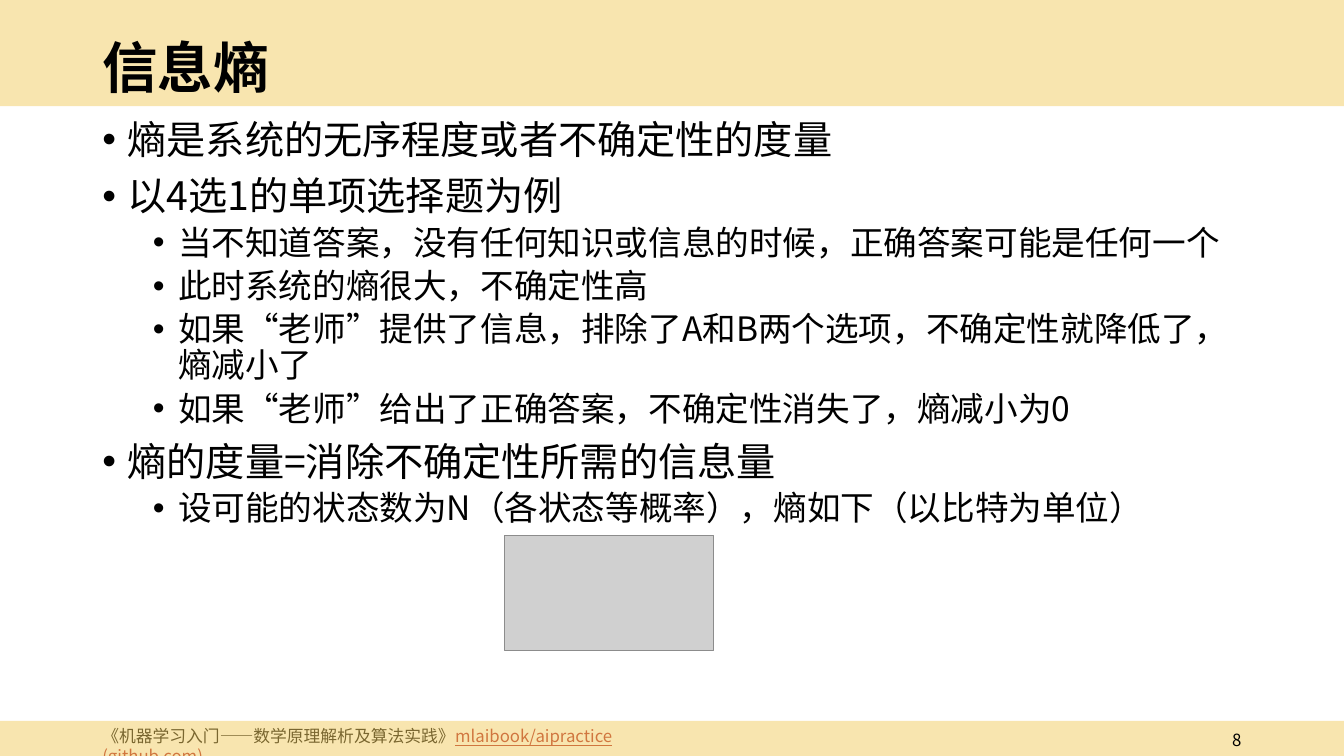
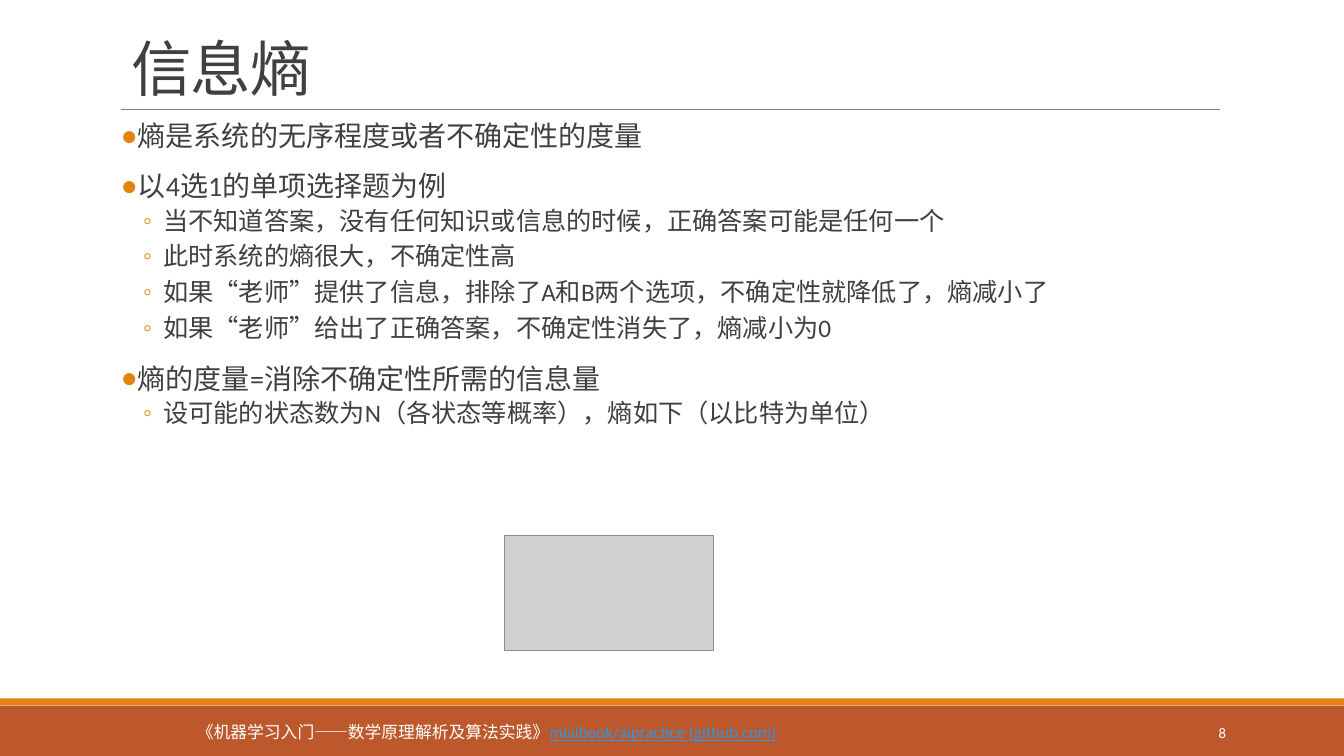
Before and after one commit to mlaibook/mlaibook.github.io, a slide deck: slide 8 of assets/slides/ch2-decision-tree.pptx. Drawn at 1344x756 pixels with LibreOffice and Linux fonts; fonts in the diff are those of the drawing; grey boxes stand for pictures. Boxes give left, top, right and bottom in pixels: in the first picture for what was removed or moved away, otherwise in the second. Text is boxed around its words. In the diff, an @@ line names an element or a change of style, - is before the commit and + after.

```diff
--- a/assets/slides/ch2-decision-tree.pptx
+++ b/assets/slides/ch2-decision-tree.pptx
@@ rectangle removed at box(0, 0, 1344, 106) @@
@@ title "信息熵": place and size @@
-title "信息熵" at box(102, 40, 268, 93)
+title "信息熵" at box(131, 39, 311, 96)
@@ title "信息熵" at box(131, 39, 311, 96): size 39.6 to 43.2 pt, font Arial to Calibri, text colour #000000 to #404040, letter spacing 0 to -0.5 pt, bold off; line spacing 0.9 to 0.85; vertical alignment middle to bottom @@
@@ text "熵是系统的无序程度或者不确定性的度量": place and size @@
-text "熵是系统的无序程度或者不确定性的度量" at box(128, 121, 1229, 524)
+text "熵是系统的无序程度或者不确定性的度量" at box(138, 122, 1048, 425)
@@ text "熵是系统的无序程度或者不确定性的度量" at box(138, 122, 1048, 425): size 28 to 20 pt in "熵是系统的无序程度或者不确定性的度量", "以4选1的单项选择题为例", "熵的度量=消除不确定性所需的信息量"; font Noto Sans CJK SC to Calibri, text colour #000000 to #404040; size 24 to 18 pt in "当不知道答案，没有任何知识或信息的时候，正确答案可能是任何一个", "此时系统的熵很大，不确定性高", "如果“老师”提供了信息，排除了A和B两个选项，不确定性就降低了，熵减小了", "如果“老师”给出了正确答案，不确定性消失了，熵减小为0" and 1 more places; bullet • to ●; more space between paragraphs; bullet • to ◦ @@
@@ line added from (121, 109) to (1220, 109), #808080 0.5 pt @@
@@ rectangle: place and size @@
-rectangle at box(0, 721, 1344, 756)
+rectangle at box(0, 706, 1344, 756)
@@ rectangle at box(0, 706, 1344, 756): fill #F3CD60 at 50% opacity to #BD582C @@
@@ rectangle added at box(0, 699, 1344, 706), fill #E48312 @@
@@ text "《机器学习入门——数学原理解析及算法实践》mlaibook/aipractice (github.com)": place and size @@
-text "《机器学习入门——数学原理解析及算法实践》mlaibook/aipractice (github.com)" at box(102, 728, 612, 746)
+text "《机器学习入门——数学原理解析及算法实践》mlaibook/aipractice (github.com)" at box(197, 724, 776, 741)
@@ text "《机器学习入门——数学原理解析及算法实践》mlaibook/aipractice (github.com)" at box(197, 724, 776, 741): font Noto Sans CJK SC to Calibri; text colour #000000 to #FFFFFF in "《机器学习入门——数学原理解析及算法实践》mlaibook/aipractice"; text colour #AD1F1F to #2998E3 in "《机器学习入门——数学原理解析及算法实践》mlaibook/aipractice (github.com)" @@
@@ page number: place and size @@
-page number at box(1232, 733, 1241, 747)
+page number at box(1219, 728, 1226, 738)
@@ page number at box(1219, 728, 1226, 738): size 12 to 10.5 pt, font Noto Sans CJK SC to Calibri, text colour #000000 to #FFFFFF @@
```
Also in this commit, not shown: 9 other slides changed, 5 other files.
